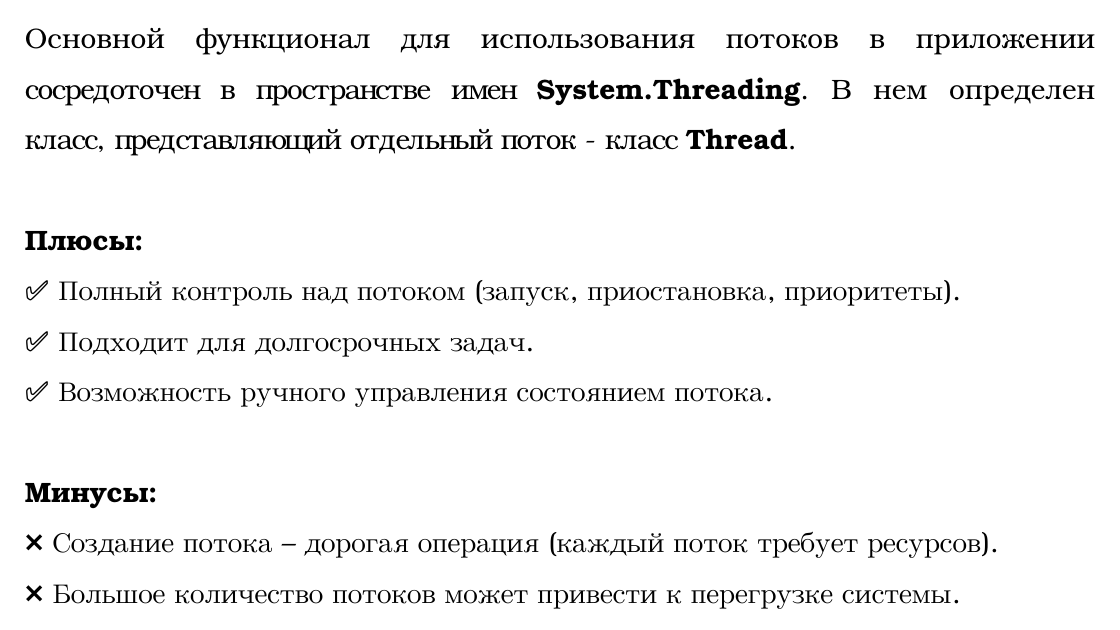
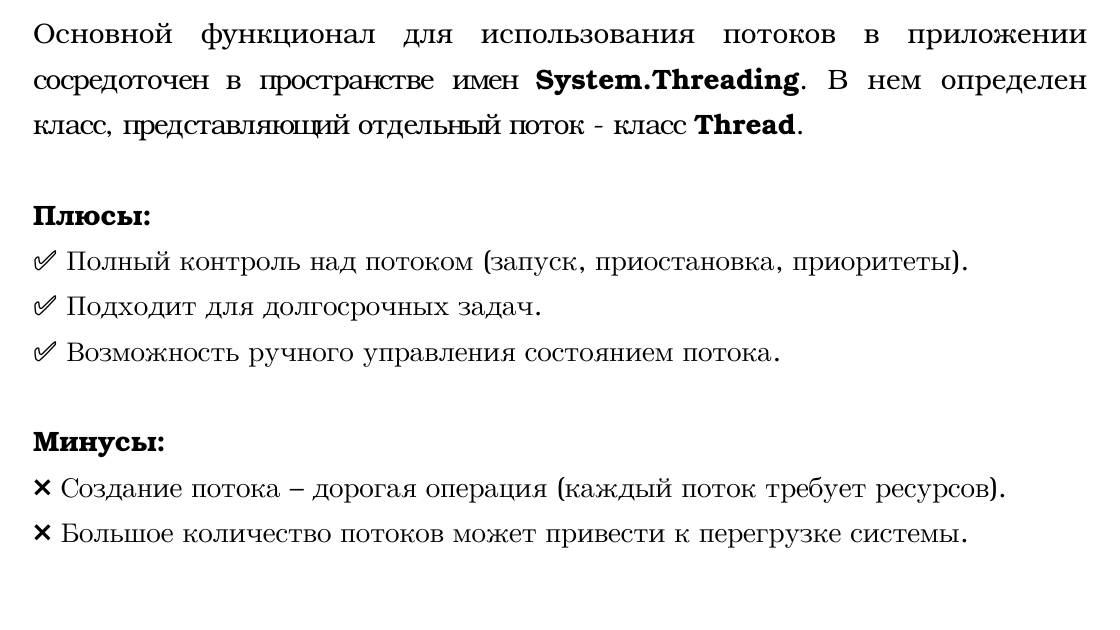
Before and after one commit to DaniilKlyukin/OOP-4, a slide deck: slide 3 of Лекции/ООП 1 лек 4.pptx. Drawn at 1120x630 pixels with LibreOffice and Linux fonts; fonts in the diff are those of the drawing. Boxes give left, top, right and bottom in pixels: in the first picture for what was removed or moved away, otherwise in the second. Text is boxed around its words. In the diff, an @@ line names an element or a change of style, - is before the commit and + after.

```diff
--- a/Лекции/ООП 1 лек 4.pptx
+++ b/Лекции/ООП 1 лек 4.pptx
@@ text "Основной функционал для использования потоков ...": place and size @@
-text "Основной функционал для использования потоков ..." at [25,28,1095,609]
+text "Основной функционал для использования потоков ..." at [33,23,1087,548]
@@ text "Основной функционал для использования потоков ..." at [33,23,1087,548]: line spacing 1.5 to 1.35 @@
```
Also in this commit, not shown: 37 other slides changed.
